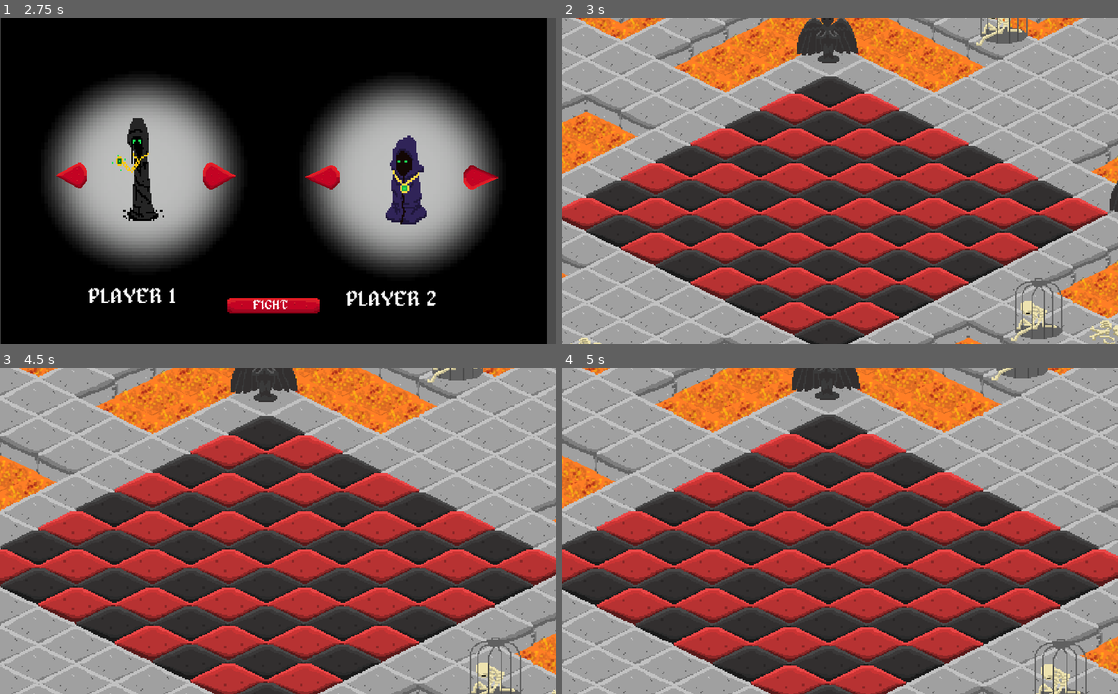
Above: before the commit, frames 1-4 (two rows, left to right).
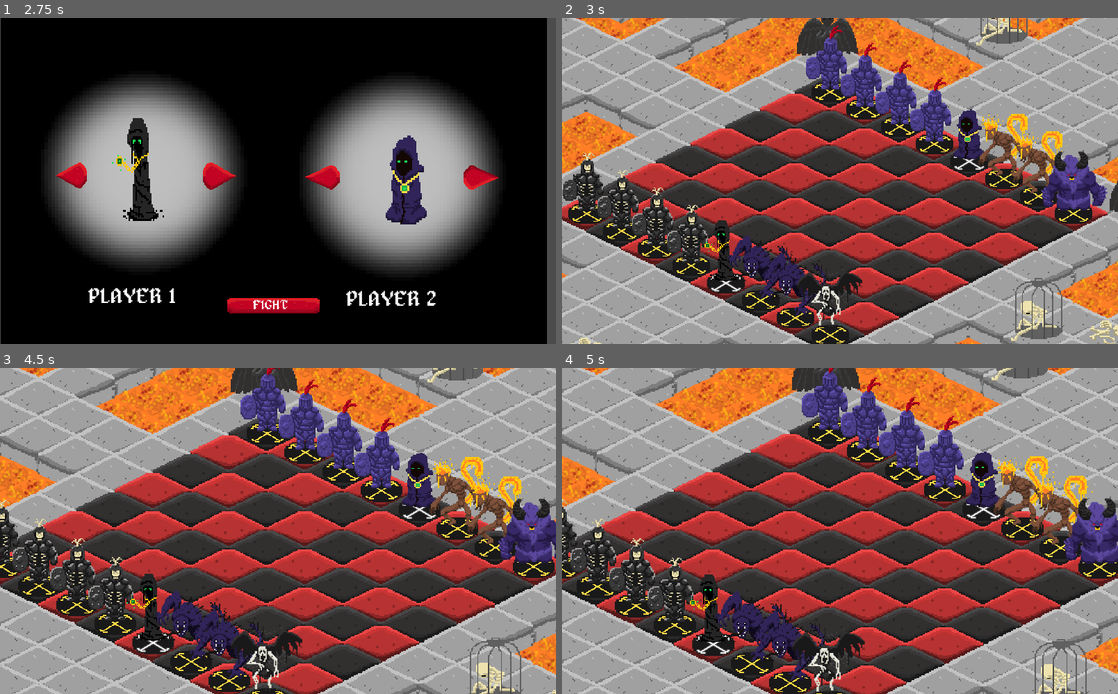
Above: after the commit, the same moments.

Repository: NicoRuedaA/Isometric_Godot
Game: Godot game, scene res://Escena/Olaia/HUD_PRINCIPAL.tscn
The game is run twice, just before and just after one commit, with the same random seed, the same clock (stepped at 60 frames per second) and the same inputs.
Inputs (mouse positions are in pixels of both pictures, inside the frame that each line leads up to):
- Up to frame 1 (2.75 s): click "Play" at 0.5 s; click (66, 174) at 1.25 s; click (222, 174) at 2 s
- Up to frame 2 (3 s): click (834, 304) at 2.75 s
- Up to frame 3 (4.5 s): tap Enter at 3.5 s; move the mouse to (400, 514) at 3.52 s; press the mouse at (400, 514) at 3.53 s; tap Space at 4.25 s; move the mouse to (166, 547) at 4.27 s; release the mouse at (166, 547) at 4.28 s; tap Mouse wheel up (zoom_in) at 4.35 s; click (166, 547) at 4.42 s
- Up to frame 4 (5 s): no input

Frame 1 is identical in both runs. In frame 2, 15% of the frame differs, in the area x 0-99%, y 2-100%; in frame 3, 17%; in frame 4, 17%, in the area x 0-100%, y 0-100%.
Error before the commit: Parse Error: Can't preload resource at path: res://Escena/equipos/equipoMuerte.tscn (res://Script/grid.gd:8)

Commit message:
fix: remove missing dependencies in Actor.tscn

Diff:
--- a/Escena/Peon/Actor.tscn
+++ b/Escena/Peon/Actor.tscn
@@ -2,8 +2,6 @@
 
 [ext_resource path="res://Script/actor.gd" type="Script" id=1]
 [ext_resource path="res://Sprite/assets/personajes/crawler.png" type="Texture" id=2]
-[ext_resource path="res://Script/Habilities/habilities.gd" type="Script" id=3]
-[ext_resource path="res://Script/Habilities/hability.gd" type="Script" id=4]
 
 [sub_resource type="CircleShape2D" id=5]
 radius = 20.025
